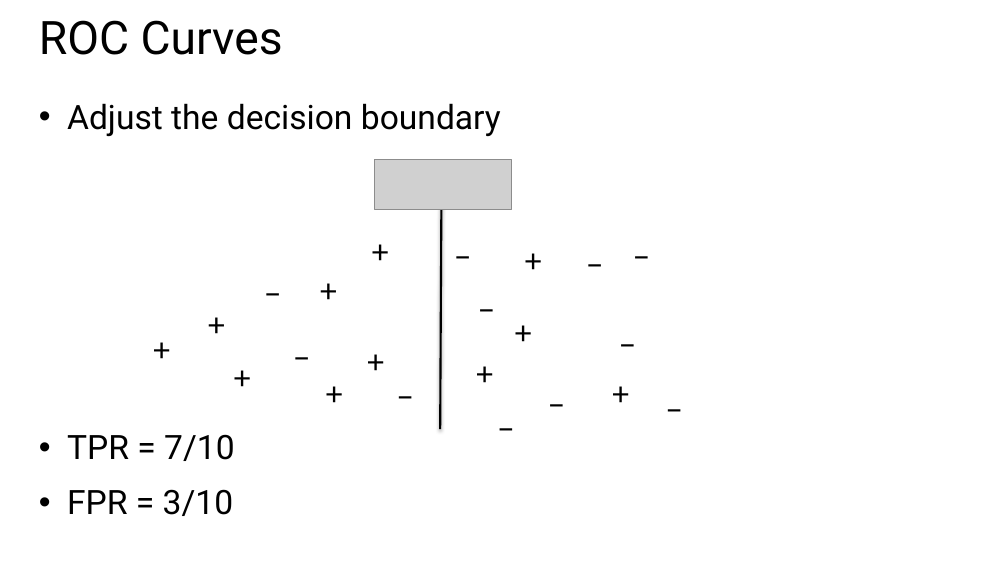
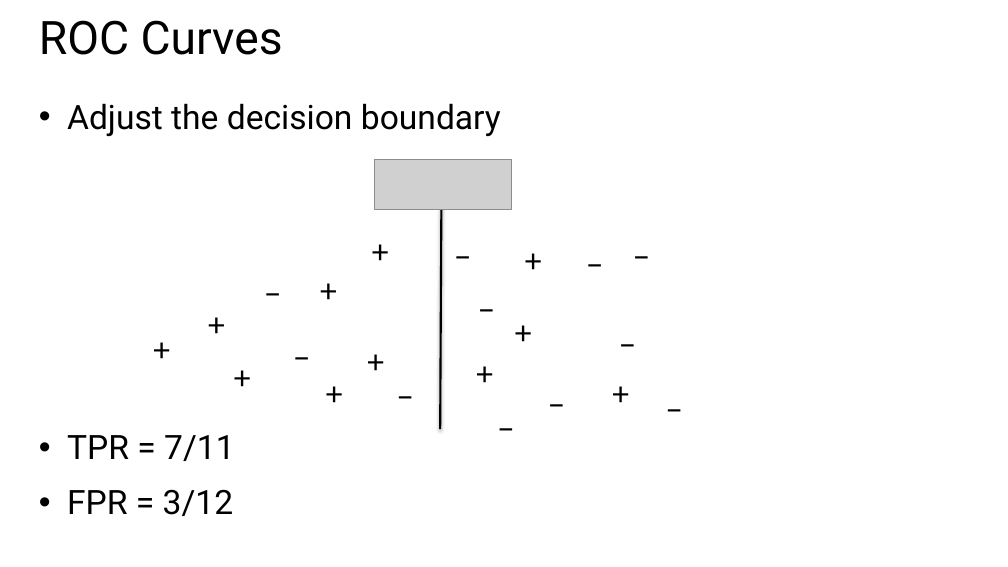
Before and after one commit to vijayraavi/Principles-Of-Machine-Learning, a slide deck: slide 111 of Slides/Module 1 - Classification.pptx. Drawn at 1008x567 pixels with LibreOffice and Linux fonts; fonts in the diff are those of the drawing; grey boxes stand for pictures. Boxes give left, top, right and bottom in pixels: in the first picture for what was removed or moved away, otherwise in the second. Text is boxed around its words. In the diff, an @@ line names an element or a change of style, - is before the commit and + after.

Commit message:
Updated ROC Curve

```diff
--- a/Slides/Module 1 - Classification.pptx
+++ b/Slides/Module 1 - Classification.pptx
@@ text at (67,435,234,516): text changed @@
-• TPR = 7/10
-• FPR = 3/10
+• TPR = 7/11
+• FPR = 3/12
```
Also in this commit, not shown: 3 other slides changed.
